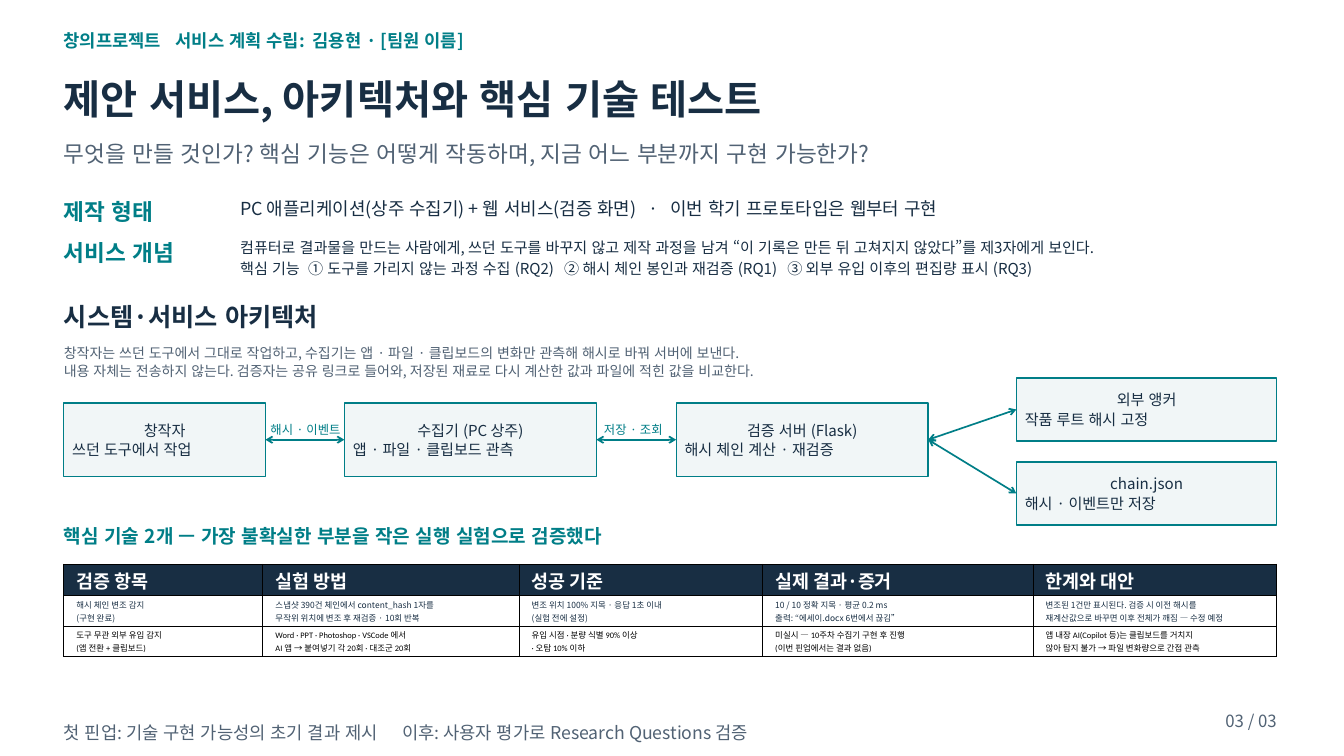
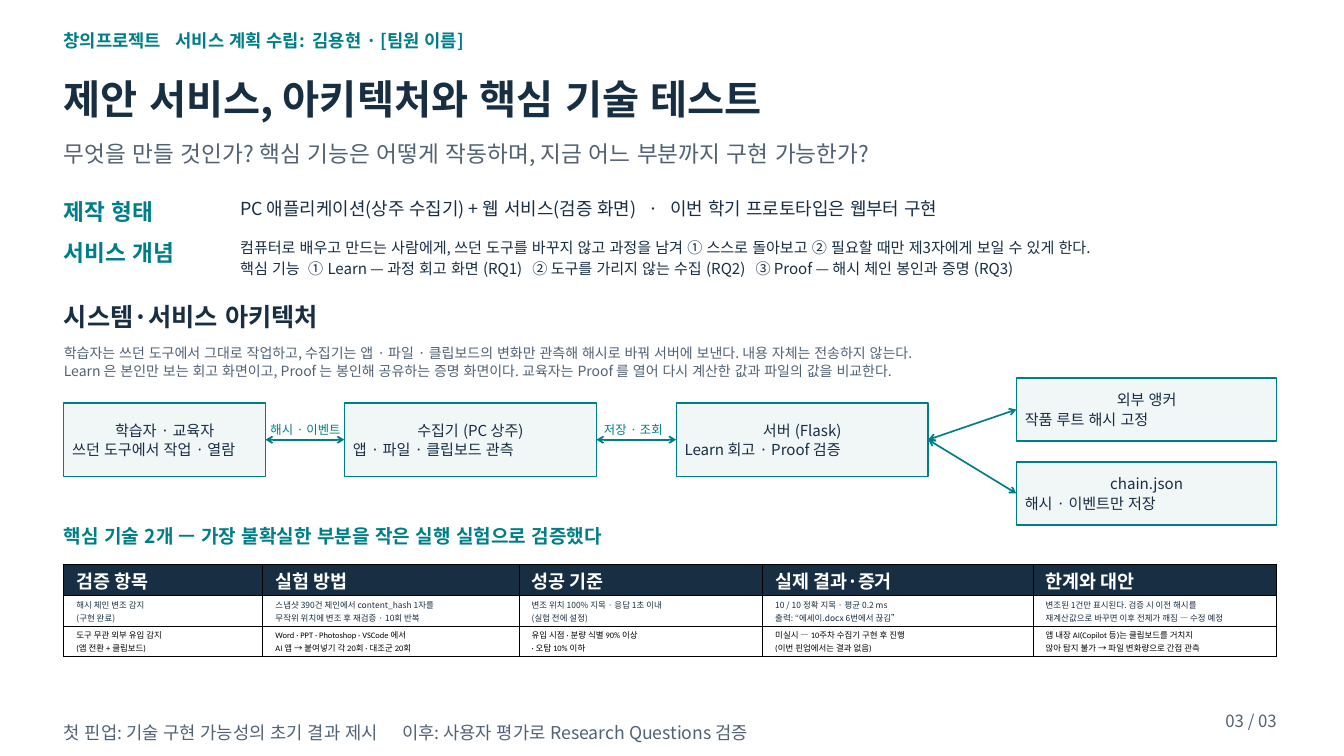
Before and after one commit to 20233014-KYH/trace, a slide deck: slide 3 of deck/창의프로젝트_서비스계획수립_Trace.pptx. Drawn at 1344x756 pixels with LibreOffice and Linux fonts; fonts in the diff are those of the drawing. Boxes give left, top, right and bottom in pixels: in the first picture for what was removed or moved away, otherwise in the second. Text is boxed around its words. In the diff, an @@ line names an element or a change of style, - is before the commit and + after.

```diff
--- a/deck/창의프로젝트_서비스계획수립_Trace.pptx
+++ b/deck/창의프로젝트_서비스계획수립_Trace.pptx
@@ text at (x1=240, y1=240, x2=1091, y2=277): text changed @@
-컴퓨터로 결과물을 만드는 사람에게, 쓰던 도구를 바꾸지 않고 제작 과정을 남겨 “이 기록은 만든 뒤 고쳐지지 않았다”를 제3자에게 보인다.
-핵심 기능 ① 도구를 가리지 않는 과정 수집 (RQ2) ② 해시 체인 봉인과 재검증 (RQ1) ③ 외부 유입 이후의 편집량 표시 (RQ3)
+컴퓨터로 배우고 만드는 사람에게, 쓰던 도구를 바꾸지 않고 과정을 남겨 ① 스스로 돌아보고 ② 필요할 때만 제3자에게 보일 수 있게 한다.
+핵심 기능 ① Learn — 과정 회고 화면 (RQ1) ② 도구를 가리지 않는 수집 (RQ2) ③ Proof — 해시 체인 봉인과 증명 (RQ3)
@@ text at (x1=64, y1=346, x2=912, y2=379): text changed @@
-창작자는 쓰던 도구에서 그대로 작업하고, 수집기는 앱 · 파일 · 클립보드의 변화만 관측해 해시로 바꿔 서버에 보낸다.
-내용 자체는 전송하지 않는다. 검증자는 공유 링크로 들어와, 저장된 재료로 다시 계산한 값과 파일에 적힌 값을 비교한다.
+학습자는 쓰던 도구에서 그대로 작업하고, 수집기는 앱 · 파일 · 클립보드의 변화만 관측해 해시로 바꿔 서버에 보낸다. 내용 자체는 전송하지 않는다.
+Learn 은 본인만 보는 회고 화면이고, Proof 는 봉인해 공유하는 증명 화면이다. 교육자는 Proof 를 열어 다시 계산한 값과 파일의 값을 비교한다.
@@ text in rectangle at (x1=72, y1=423, x2=235, y2=457): text changed @@
-창작자
-쓰던 도구에서 작업
+학습자 · 교육자
+쓰던 도구에서 작업 · 열람
@@ text in rectangle at (x1=685, y1=423, x2=842, y2=456): text changed @@
-검증 서버 (Flask)
-해시 체인 계산 · 재검증
+서버 (Flask)
+Learn 회고 · Proof 검증
```
Also in this commit, not shown: 2 other slides changed, 1 other file.
